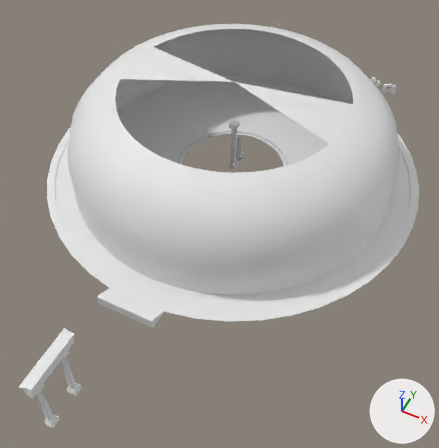
An edit to the FBX model Assets/Game Assets/Props/Placeta/Placeta.FBX, drawn before and after from the same camera.
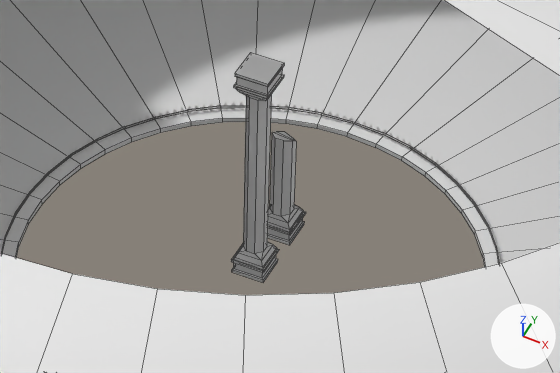
Each version is shown whole from a 50 mm camera at (32.4, -69.6, 71.3) aimed at (4.8, -14.6, 2.5), then close up on the part from 41% to 68% of the width and 24% to 42% of the height. The axes (+X, +Y, +Z) are drawn at lower right. The lights are the same throughout. The close-ups show mesh edges as thin lines. Where no turn or scale is listed for an object, it has been applied to the vertices.

The first close-up shows 'pilar_1', 'pilar_2', 'soporte_valla', 'square', 'square_fog_wall', 'valla_arbol_2'.
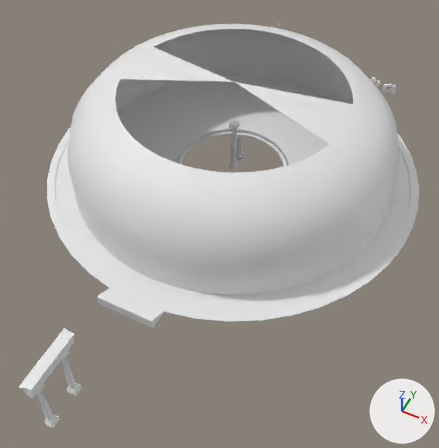
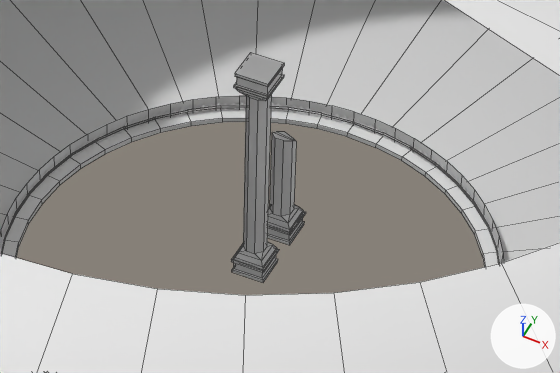
Pixel boxes (x1, y1, x2, y2) of what changed, in the close-ups (560 x 373 px):
'tree_wall', added: after (0, 96, 504, 263)

The change in detail:
Mesh me_cylinder_001 is new.
It has 128 vertices, 64 faces and spans x -9.4..9.4, y -9.4..9.4, z -0.4..0.4.
Object 'tree_wall' (ob_tree_wall) is new; it shows me_cylinder_001.
Its location is (0.0, -0.02, 0.19).
